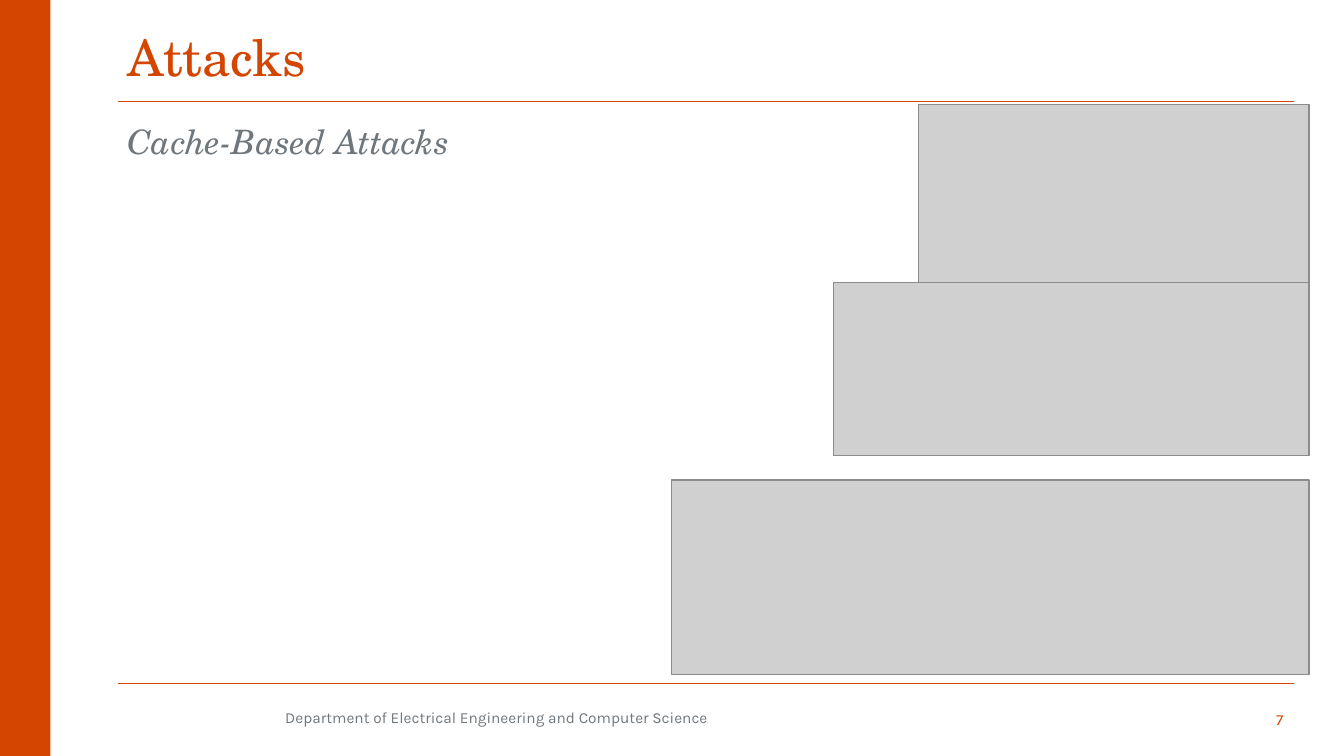
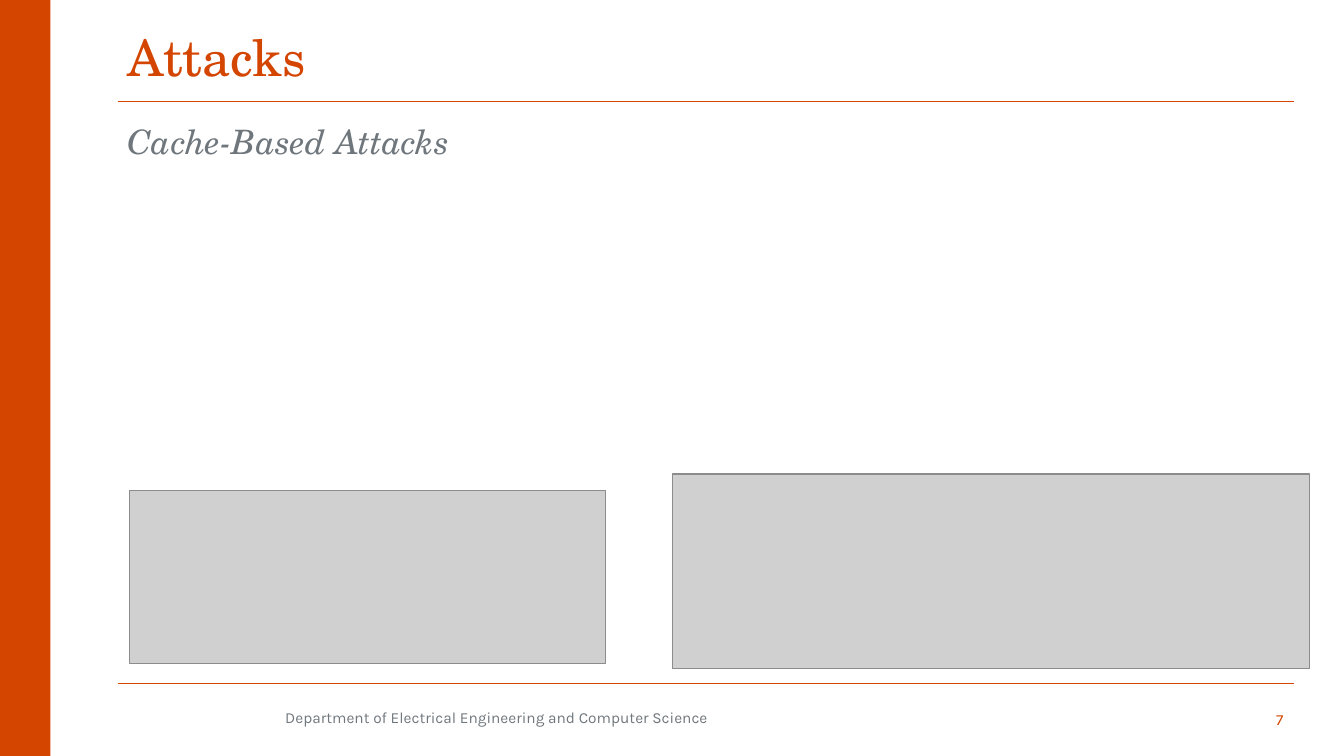
Before and after one commit to aminfallahi/A-Survey-on-SGX-Enclave-Privileged-Side-Channel-Attacks, a slide deck: slide 7 of Presentation/qe2.pptx. Drawn at 1344x756 pixels with LibreOffice and Linux fonts; fonts in the diff are those of the drawing; grey boxes stand for pictures; background and template pictures are left out. Boxes give left, top, right and bottom in pixels: in the first picture for what was removed or moved away, otherwise in the second. Text is boxed around its words. In the diff, an @@ line names an element or a change of style, - is before the commit and + after.

```diff
--- a/Presentation/qe2.pptx
+++ b/Presentation/qe2.pptx
@@ picture removed at bbox=[920, 105, 1310, 282] @@
@@ picture: place and size @@
-picture at bbox=[673, 480, 1310, 675]
+picture at bbox=[673, 474, 1310, 668]
@@ picture: place and size @@
-picture at bbox=[834, 282, 1310, 456]
+picture at bbox=[130, 490, 606, 663]
```
Also in this commit, not shown: 5 other slides changed, 4 slides removed.
